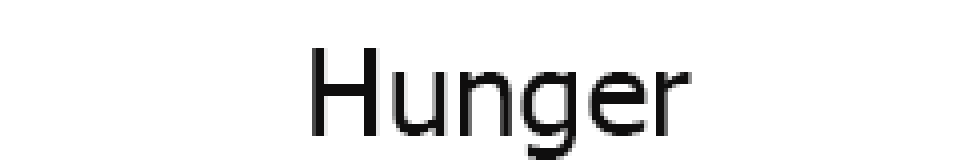
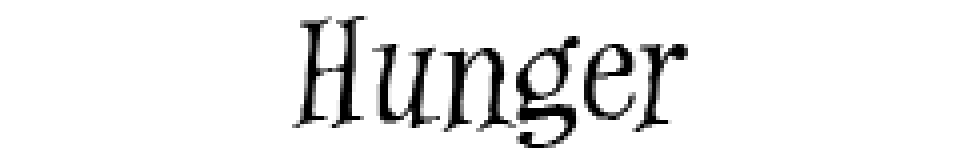
Two versions of the same layered image (960x160). Layer-by-layer changes:
painted on "Hunger" over 292, 16, 692, 160
